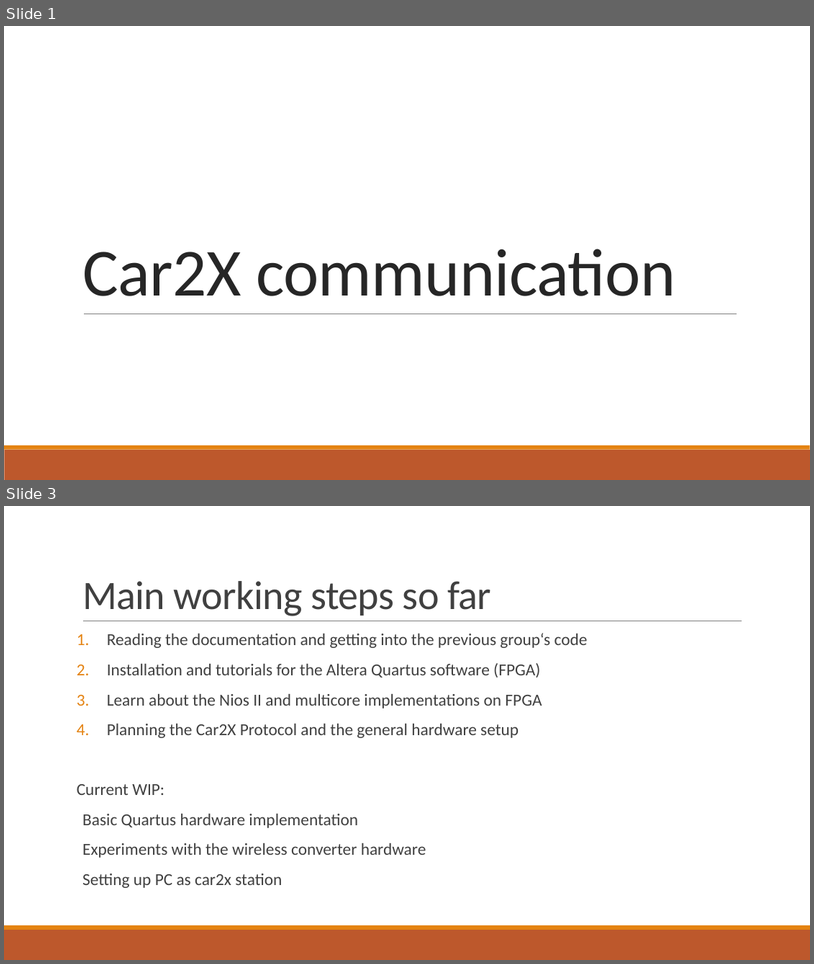
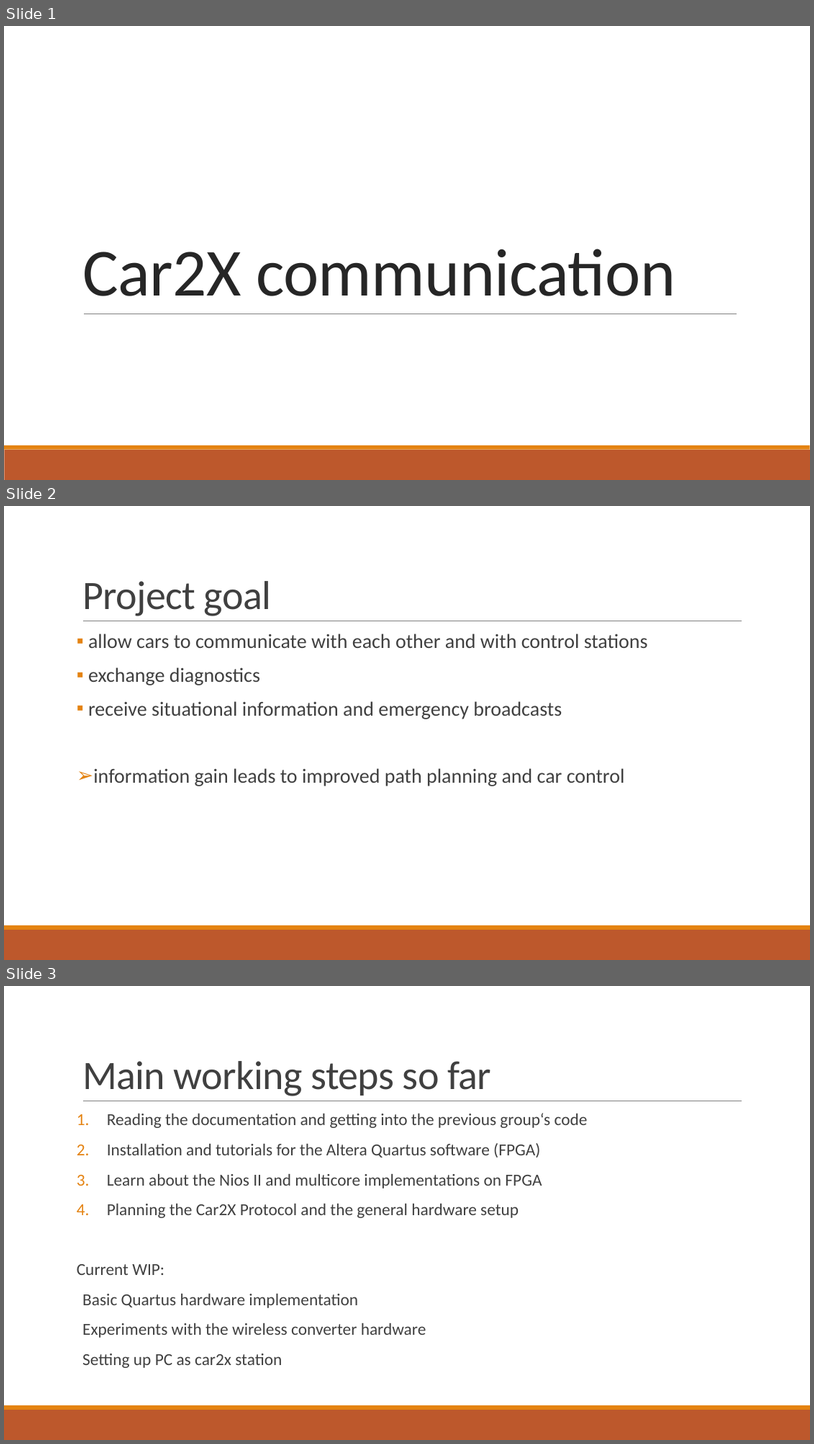
Before and after one commit to fjanssen/Car2X, a slide deck: doc/MidTerm.pptx. Shown one above the other, each under a label of ours: slides 1 and 3 before the commit, slides 1, 2 and 3 after it; the slides between them are not shown. The pictures are 814x964 and 814x1444 pixels, drawn with LibreOffice and Linux fonts; fonts in the diff are those of the drawing. Boxes give left, top, right and bottom in pixels: in the first picture for what was removed or moved away, otherwise in the second. Text is boxed around its words. In the diff, an @@ line names an element or a change of style, - is before the commit and + after.

```diff
--- a/doc/MidTerm.pptx
+++ b/doc/MidTerm.pptx
@@ slide 2 added at bbox=[4, 506, 810, 960], background #FFFFFF; not listed: 3 template elements that a slide beside it also shows @@
@@ title added at bbox=[82, 581, 271, 616], 48 pt, text #404040 @@
+Project goal
@@ text added at bbox=[88, 633, 648, 786], 24 pt, text #404040 @@
+▪ allow cars to communicate with each other and with control stations
+▪ exchange diagnostics
+▪ receive situational information and emergency broadcasts
+➢ information gain leads to improved path planning and car control
```
Also in this commit, not shown: 1 slide changed, 2 other slides added, 3 slides removed, 1 other file.
